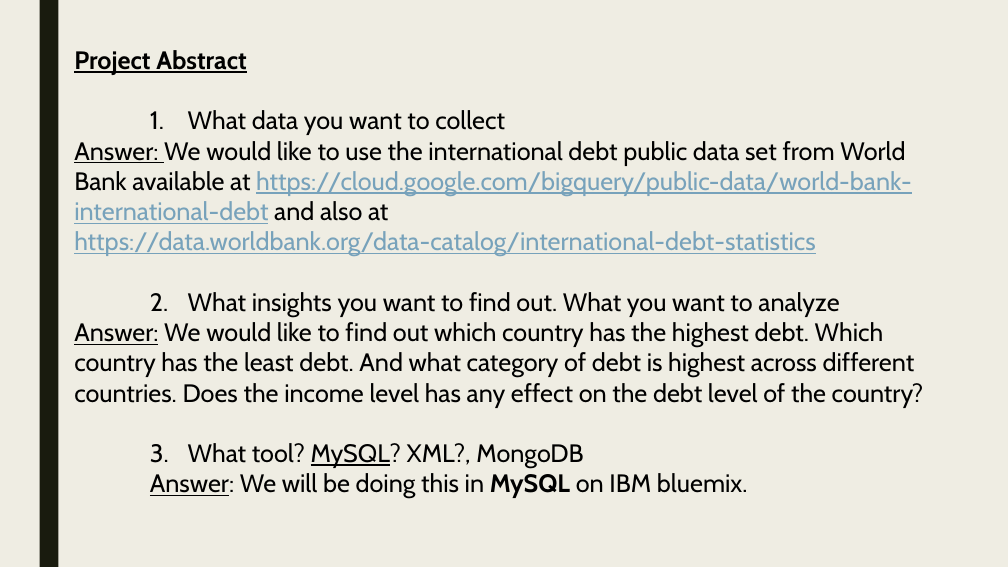
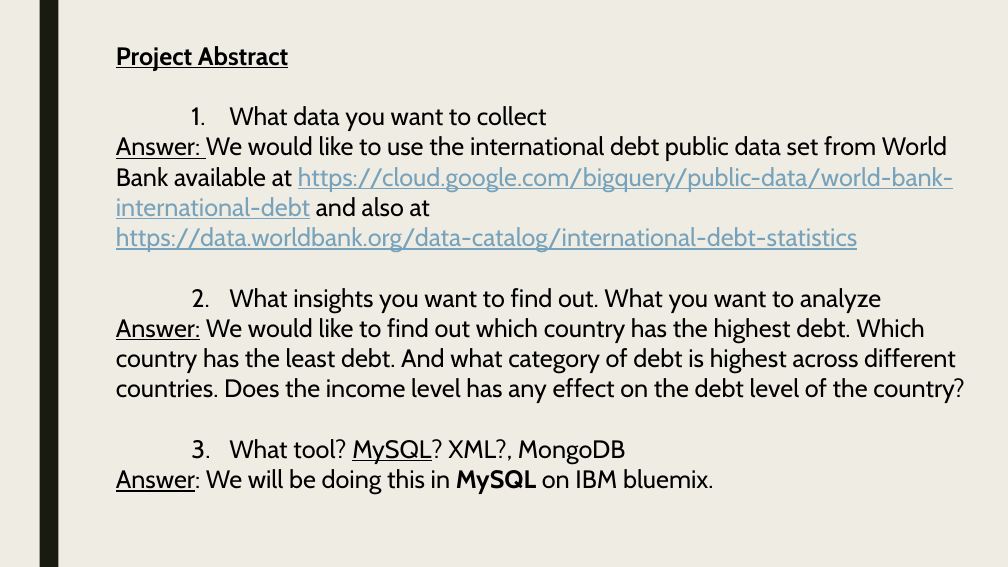
Before and after one commit to skc00/DBMS-Term-Project, a slide deck: slide 2 of Term Presentation MSDS7330-404 GrpB.pptx. Drawn at 1008x567 pixels with LibreOffice and Linux fonts; fonts in the diff are those of the drawing. Boxes give left, top, right and bottom in pixels: in the first picture for what was removed or moved away, otherwise in the second. Text is boxed around its words. In the diff, an @@ line names an element or a change of style, - is before the commit and + after.

```diff
--- a/Term Presentation MSDS7330-404 GrpB.pptx
+++ b/Term Presentation MSDS7330-404 GrpB.pptx
@@ text "Project Abstract" moved from (x1=74, y1=50, x2=923, y2=499) to (x1=116, y1=46, x2=964, y2=494) @@
@@ text at (x1=116, y1=469, x2=714, y2=494): list level 3 to 1 in "Answer: We will be doing ..." @@
```
Also in this commit, not shown: 1 other slide changed.
